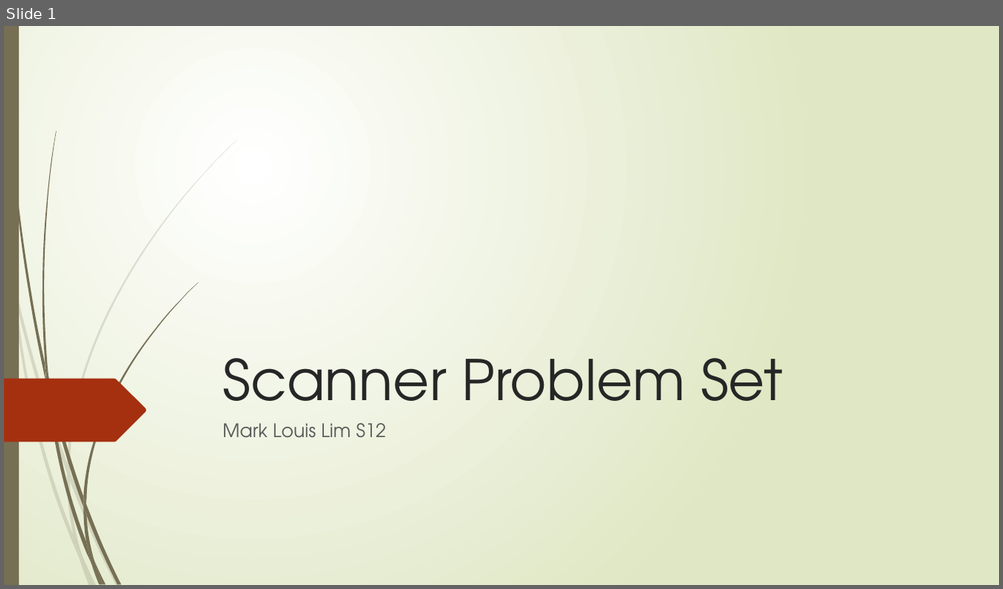
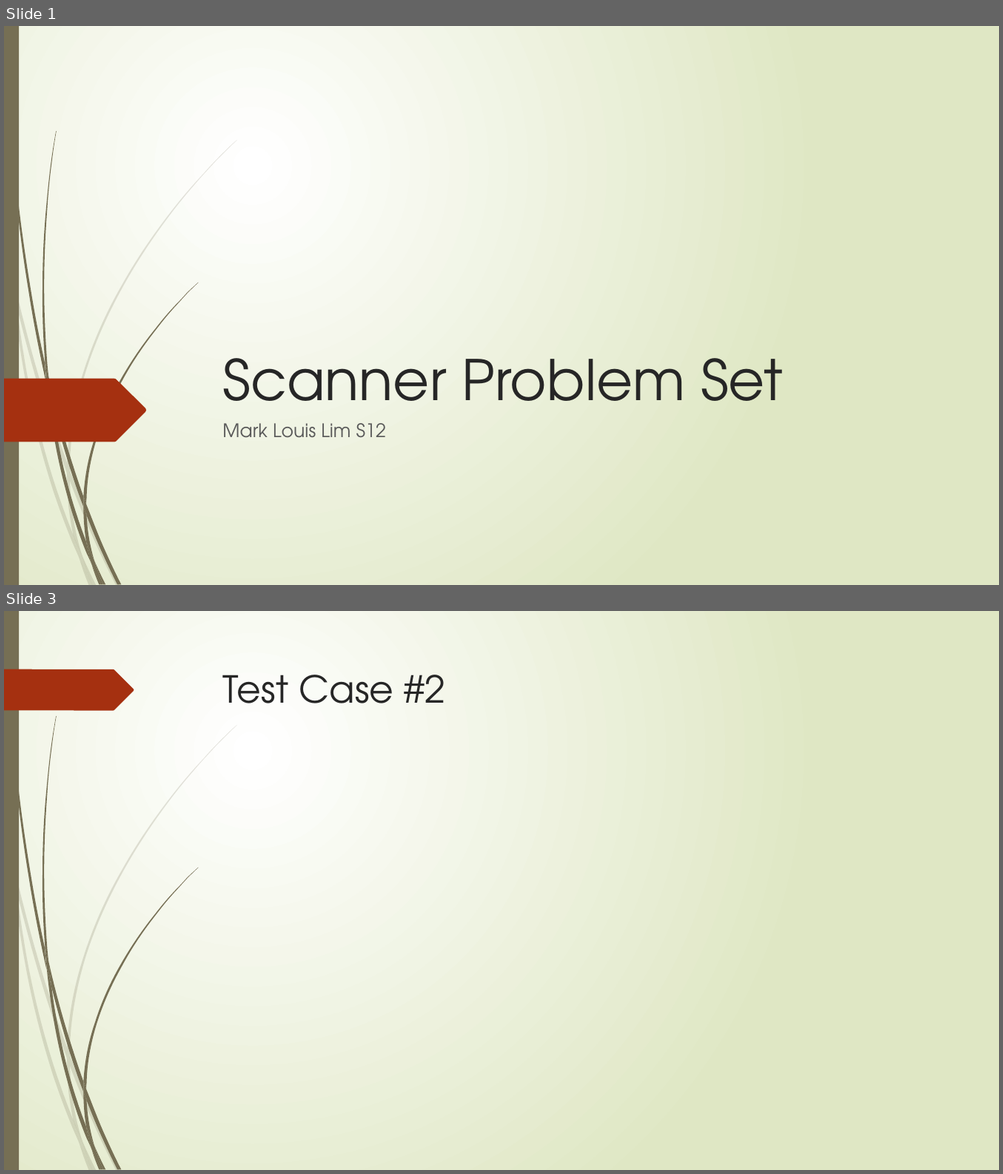
Before and after one commit to MarkLimML/ScannerPS, a slide deck: Scanner.pptx. Shown one above the other, each under a label of ours: slide 1 before the commit, slides 1 and 3 after it; the slides between them are not shown. The pictures are 1003x589 and 1003x1174 pixels, drawn with LibreOffice and Linux fonts; fonts in the diff are those of the drawing. Boxes give left, top, right and bottom in pixels: in the first picture for what was removed or moved away, otherwise in the second. Text is boxed around its words. In the diff, an @@ line names an element or a change of style, - is before the commit and + after.

```diff
--- a/Scanner.pptx
+++ b/Scanner.pptx
@@ slide 3 added at (4, 611, 999, 1170), background gradient #FFFFFF to #DFE8C4; not listed: 23 template elements that a slide beside it also shows @@
@@ freeform shape added at (4, 669, 134, 710), fill #A53010 @@
@@ title added at (223, 675, 445, 703), 36 pt, text #262626 @@
+Test Case #2
```
Also in this commit, not shown: 5 slides changed, 3 other slides added, 1 slide removed, 2 other files.
